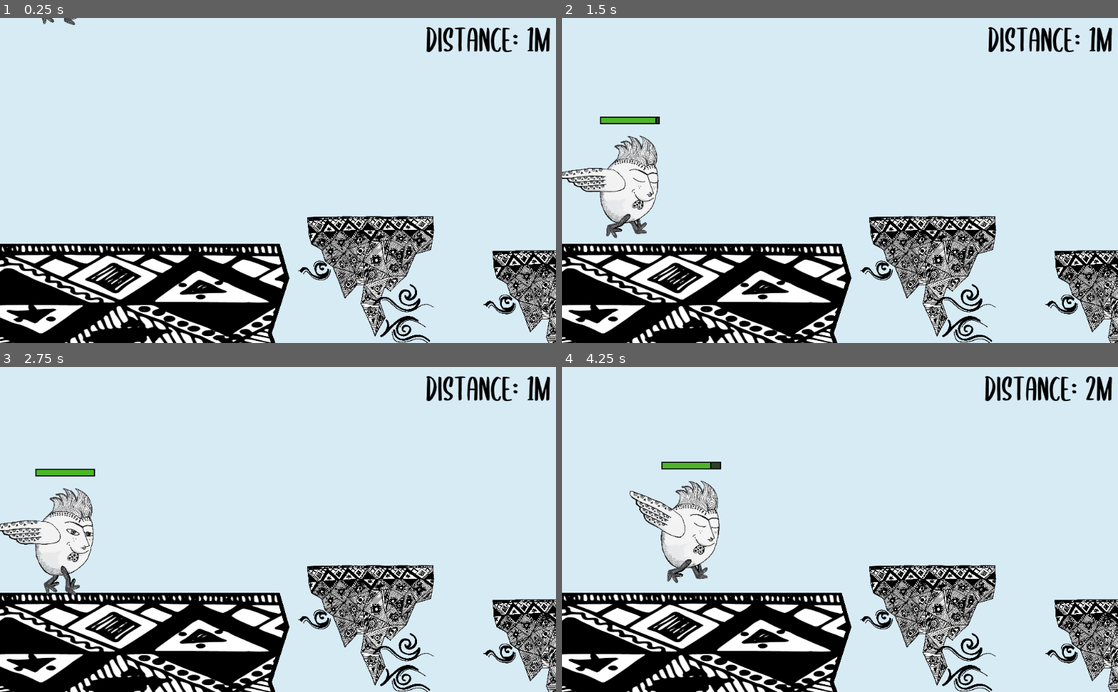
Above: before the commit, frames 1-4 (two rows, left to right).
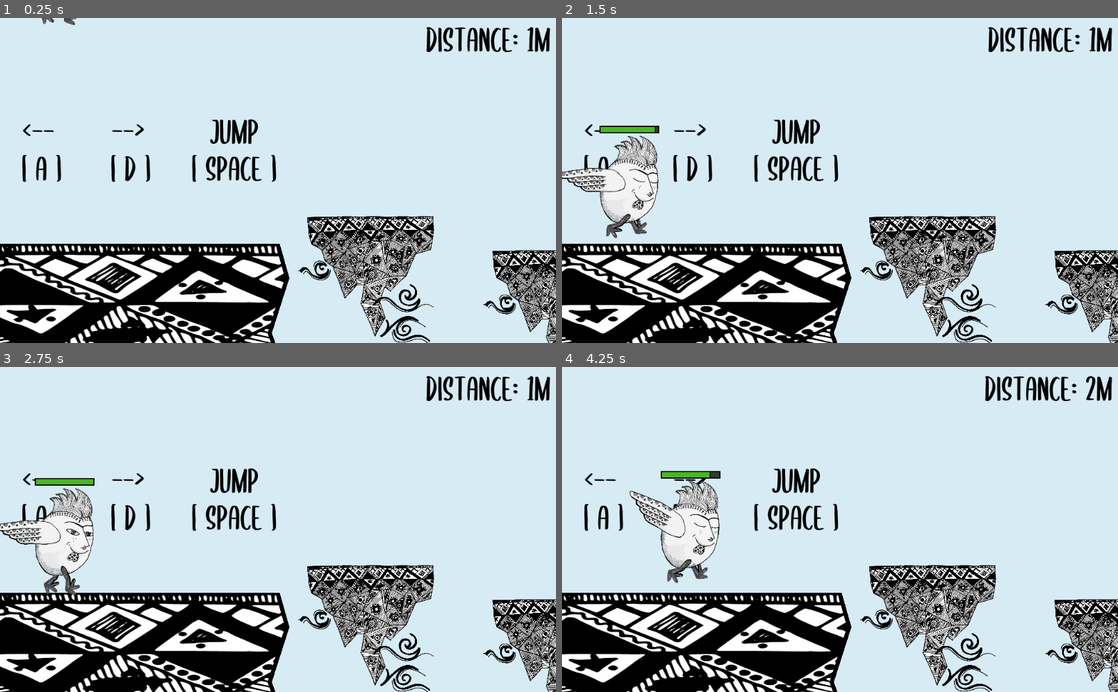
Above: after the commit, the same moments.

Repository: iwilliams/wildjam-15
Game: Godot game, scene res://Main.tscn
Same seed, same stepped clock (60 frames per second), same inputs: the game is played once before the commit and once after it. Sound files missing from this copy of the repository are replaced by a short silence.
Inputs:
- Up to frame 1 (0.25 s): no input
- Up to frame 2 (1.5 s): hold D (move_right) 0.53-1.28 s; tap Space (jump) at 0.77 s; hold A (move_left) from 1.28 s (still down)
- Up to frame 3 (2.75 s): tap Space (jump) at 1.52 s; release A (move_left) at 2.03 s; hold D (move_right) from 2.03 s (still down)
- Up to frame 4 (4.25 s): tap Space (jump) at 3.02, 3.77 s; release D (move_right) at 3.53 s; hold A (move_left) from 3.53 s (still down)

The runs differ from the first frame. In frame 1, 1.4% of the frame differs, in the area x 4-50%, y 31-51%; in frame 2, 1.8%; in frame 3, 1.8%; in frame 4, 1.8%.

Commit message:
Add controls

Diff:
--- a/Game.tscn
+++ b/Game.tscn
@@ -1,12 +1,12 @@
-[gd_scene load_steps=12 format=2]
+[gd_scene load_steps=11 format=2]
 
 [ext_resource path="res://Game.gd" type="Script" id=1]
 [ext_resource path="res://Room.tscn" type="PackedScene" id=2]
 [ext_resource path="res://PlatformPhysics.tres" type="PhysicsMaterial" id=3]
 [ext_resource path="res://asses/island.png" type="Texture" id=4]
-[ext_resource path="res://Player.tscn" type="PackedScene" id=5]
-[ext_resource path="res://Debug.gd" type="Script" id=6]
-[ext_resource path="res://asses/SUBSCRIBER-Regular.otf" type="DynamicFontData" id=7]
+[ext_resource path="res://asses/Fonte.tres" type="DynamicFont" id=5]
+[ext_resource path="res://Player.tscn" type="PackedScene" id=6]
+[ext_resource path="res://Debug.gd" type="Script" id=7]
 
 [sub_resource type="RectangleShape2D" id=1]
 extents = Vector2( 285.524, 134.933 )
@@ -27,10 +27,6 @@
 border_width_bottom = 2
 border_color = Color( 0, 0, 0, 1 )
 
-[sub_resource type="DynamicFont" id=4]
-size = 64
-font_data = ExtResource( 7 )
-
 [node name="Game" type="Node2D"]
 script = ExtResource( 1 )
 room_scene = ExtResource( 2 )
@@ -41,21 +37,22 @@
 
 [node name="Room" parent="Rooms" instance=ExtResource( 2 )]
 
-[node name="StaticBody2D" type="RigidBody2D" parent="."]
+[node name="Floor" type="RigidBody2D" parent="."]
+editor/display_folded = true
 position = Vector2( 221.445, 551.679 )
 mode = 3
 physics_material_override = ExtResource( 3 )
 
-[node name="CollisionShape2D" type="CollisionShape2D" parent="StaticBody2D"]
+[node name="CollisionShape2D" type="CollisionShape2D" parent="Floor"]
 shape = SubResource( 1 )
 
-[node name="Polygon2D2" type="Polygon2D" parent="StaticBody2D"]
+[node name="Polygon2D2" type="Polygon2D" parent="Floor"]
 position = Vector2( -277, -134.405 )
 scale = Vector2( 57.0789, 26.889 )
 color = Color( 0, 0, 0, 1 )
 polygon = PoolVector2Array( 0, 0, 10, 0, 10.3113, 2.33463, 9.74546, 6.11499, 10.0634, 8.03305, 10, 10, 0, 10 )
 
-[node name="Polygon2D" type="Polygon2D" parent="StaticBody2D"]
+[node name="Polygon2D" type="Polygon2D" parent="Floor"]
 position = Vector2( -285, -134.405 )
 scale = Vector2( 57.0789, 26.889 )
 texture = ExtResource( 4 )
@@ -63,24 +60,33 @@
 texture_scale = Vector2( 50, 50 )
 polygon = PoolVector2Array( 0, 0, 10, 0, 10.3113, 2.33463, 9.74546, 6.11499, 10.0634, 8.03305, 10, 10, 0, 10 )
 
-[node name="StaticBody2D2" type="RigidBody2D" parent="."]
+[node name="Backstop" type="RigidBody2D" parent="."]
 editor/display_folded = true
 position = Vector2( -194.704, 231.197 )
 rotation = 1.5708
 mode = 3
 physics_material_override = ExtResource( 3 )
 
-[node name="CollisionShape2D" type="CollisionShape2D" parent="StaticBody2D2"]
+[node name="CollisionShape2D" type="CollisionShape2D" parent="Backstop"]
 shape = SubResource( 1 )
 
-[node name="Polygon2D" type="Polygon2D" parent="StaticBody2D2"]
+[node name="Polygon2D" type="Polygon2D" parent="Backstop"]
 position = Vector2( -284.955, -134.405 )
 scale = Vector2( 57.0789, 26.889 )
 color = Color( 0.905882, 0.490196, 0, 1 )
 polygon = PoolVector2Array( 0, 0, 10, 0, 10, 10, 0, 10 )
 
-[node name="Player" parent="." instance=ExtResource( 5 )]
-editor/display_folded = true
+[node name="Controls" type="Label" parent="."]
+margin_left = 40.0
+margin_top = 180.0
+margin_right = 510.0
+margin_bottom = 313.0
+custom_fonts/font = ExtResource( 5 )
+custom_colors/font_color = Color( 0, 0, 0, 1 )
+text = "<--       -->        JUMP
+[ A ]      [ D ]     [ SPACE ]"
+
+[node name="Player" parent="." instance=ExtResource( 6 )]
 position = Vector2( 115.129, -99.6365 )
 mass = 1.5
 gravity_scale = 6.28
@@ -94,10 +100,10 @@
 [node name="StaminaBar" type="ProgressBar" parent="Player"]
 anchor_left = 1.0
 anchor_right = 1.0
-margin_left = -53.5463
-margin_top = -136.605
-margin_right = 56.4537
-margin_bottom = -122.605
+margin_left = -55.129
+margin_top = -120.364
+margin_right = 54.871
+margin_bottom = -106.364
 custom_styles/fg = SubResource( 2 )
 custom_styles/bg = SubResource( 3 )
 value = 100.0
@@ -122,17 +128,18 @@
 
 [node name="Debug" type="Label" parent="HUD/Container"]
 visible = false
-margin_top = 25.0
+margin_top = 28.0
 margin_right = 1004.0
-margin_bottom = 39.0
+margin_bottom = 42.0
 custom_colors/font_color = Color( 0, 0, 0, 1 )
 text = "60fps"
-script = ExtResource( 6 )
+script = ExtResource( 7 )
 
 [node name="Score" type="Label" parent="HUD/Container"]
+margin_top = 2.0
 margin_right = 1004.0
-margin_bottom = 65.0
-custom_fonts/font = SubResource( 4 )
+margin_bottom = 67.0
+custom_fonts/font = ExtResource( 5 )
 custom_colors/font_color = Color( 0, 0, 0, 1 )
 text = "DISTANCE: 00M"
 align = 2
--- /dev/null
+++ b/asses/Fonte.tres
@@ -0,0 +1,7 @@
+[gd_resource type="DynamicFont" load_steps=2 format=2]
+
+[ext_resource path="res://asses/SUBSCRIBER-Regular.otf" type="DynamicFontData" id=1]
+
+[resource]
+size = 64
+font_data = ExtResource( 1 )
